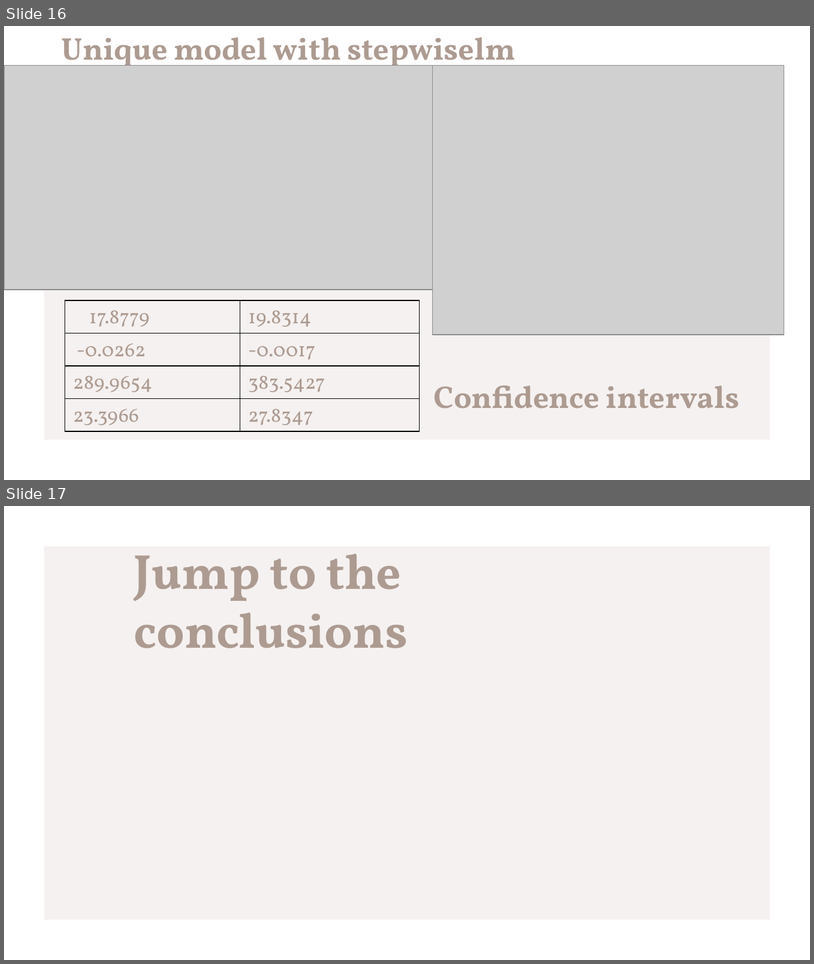
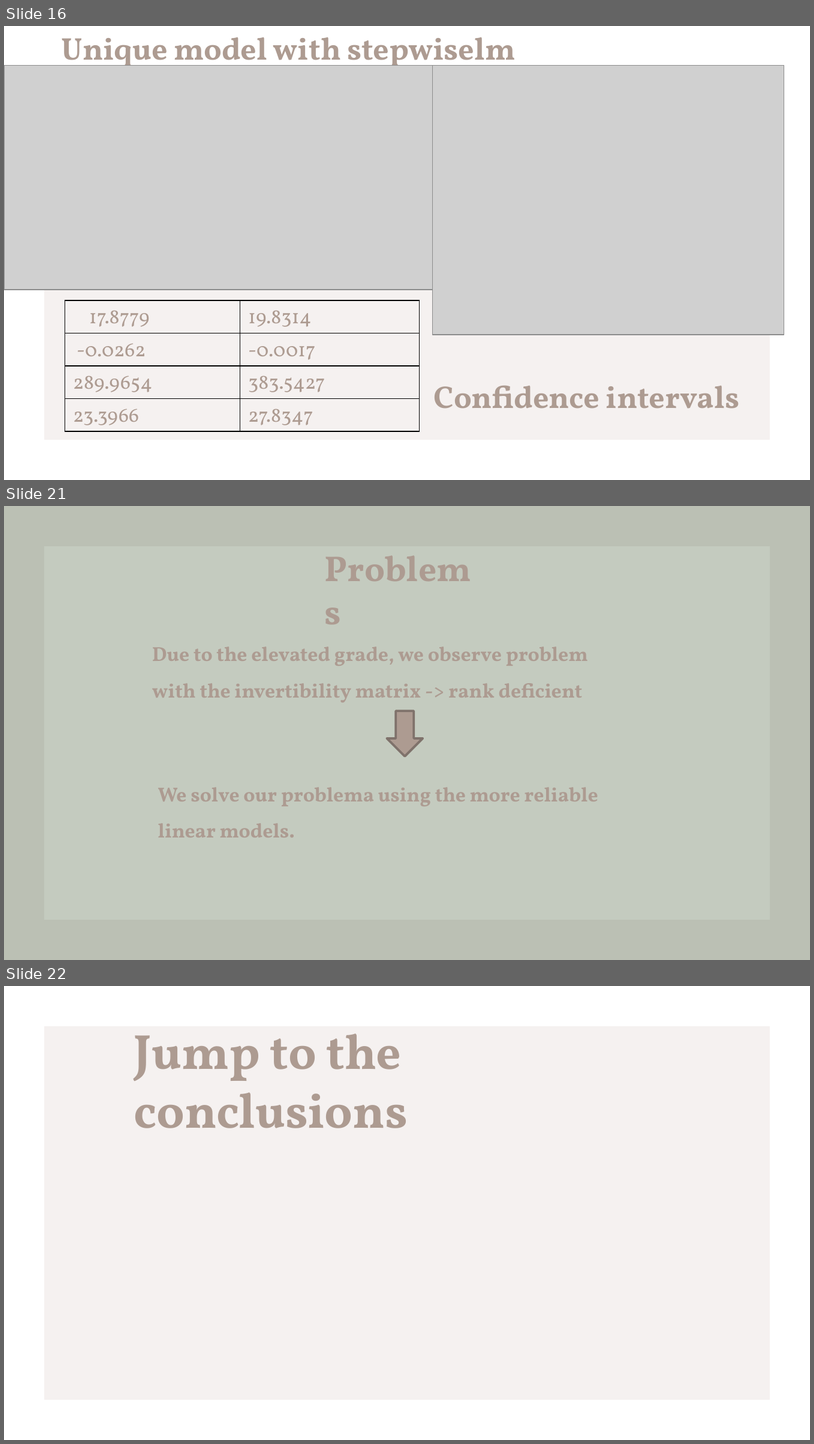
Before and after one commit to domenico-rgs/EFSA-Project, a slide deck: Presentation.pptx. Shown one above the other, each under a label of ours: slides 16 and 17 before the commit, slides 16, 21 and 22 after it; the slides between them are not shown. The pictures are 814x964 and 814x1444 pixels, drawn with LibreOffice and Linux fonts; fonts in the diff are those of the drawing; grey boxes stand for pictures. Boxes give left, top, right and bottom in pixels: in the first picture for what was removed or moved away, otherwise in the second. Text is boxed around its words. In the diff, an @@ line names an element or a change of style, - is before the commit and + after.

```diff
--- a/Presentation.pptx
+++ b/Presentation.pptx
@@ slide 21 added at bbox=[4, 506, 810, 960], background #C4CBBF @@
@@ frame added at bbox=[4, 506, 810, 959], fill #3B1106 at 6% opacity @@
@@ text added at bbox=[317, 541, 492, 593], 32 pt, text #AD9B91, bold @@
+Problems
@@ text added at bbox=[152, 646, 588, 702], 18 pt, text #AD9B91, bold @@
+Due to the elevated grade, we observe problem with the invertibility matrix -> rank deficient
@@ down arrow added at bbox=[387, 711, 423, 756], fill #AD9B91, outline #80736B 2 pt @@
@@ text added at bbox=[158, 787, 598, 837], 18 pt, text #AD9B91, bold @@
+We solve our problema using the more reliable linear models.
@@ what was slide 17 is now slide 22 @@
```
Also in this commit, not shown: 4 other slides added, 1 slide removed, 1 other file.
